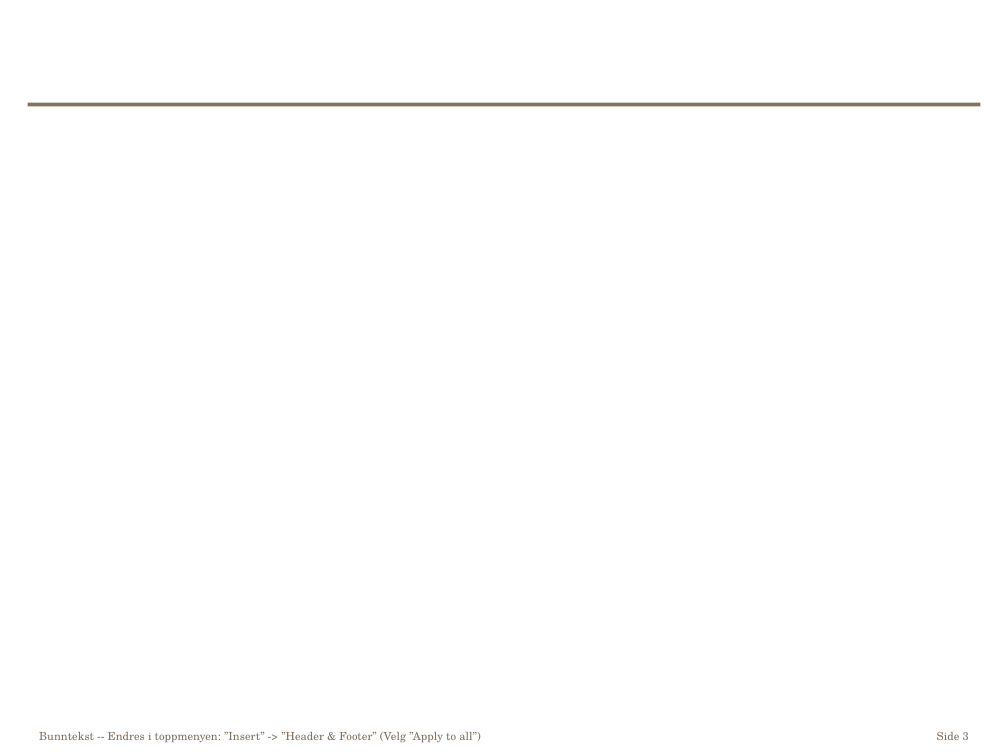
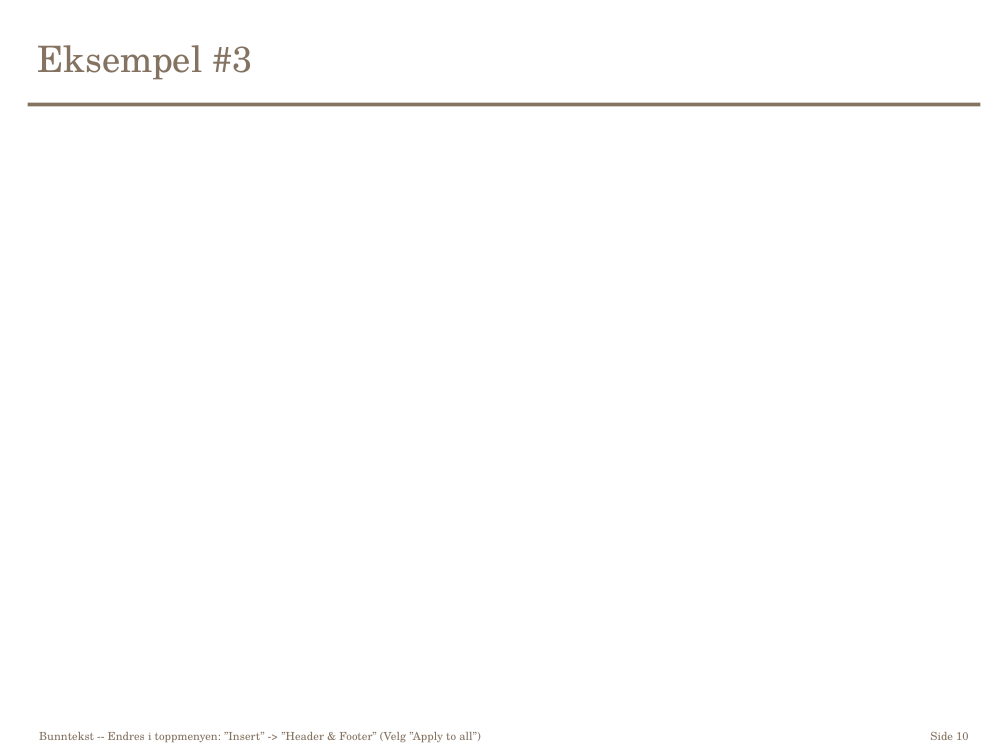
Before and after one commit to bekkopen/Android-kurs, a slide deck: slide 10 of presentasjon.potx (slide 3 before the commit). Drawn at 1008x756 pixels with LibreOffice and Linux fonts; fonts in the diff are those of the drawing. Boxes give left, top, right and bottom in pixels: in the first picture for what was removed or moved away, otherwise in the second. Text is boxed around its words. In the diff, an @@ line names an element or a change of style, - is before the commit and + after.

```diff
--- a/presentasjon.potx
+++ b/presentasjon.potx
@@ title added at <box>38,45,253,80</box>, 26 pt, text #857362 @@
+Eksempel #3
@@ page number at <box>930,732,968,740</box>: text changed @@
-Side 3
+Side 10
```
Also in this commit, not shown: 1 other slide changed, 9 slides added, 1 slide removed.
